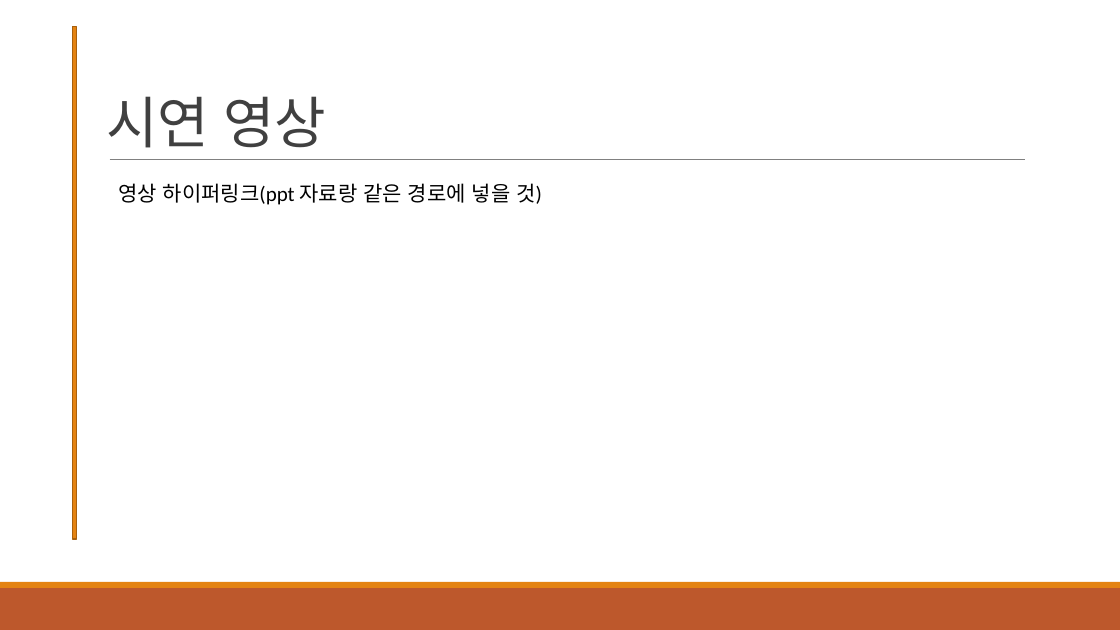
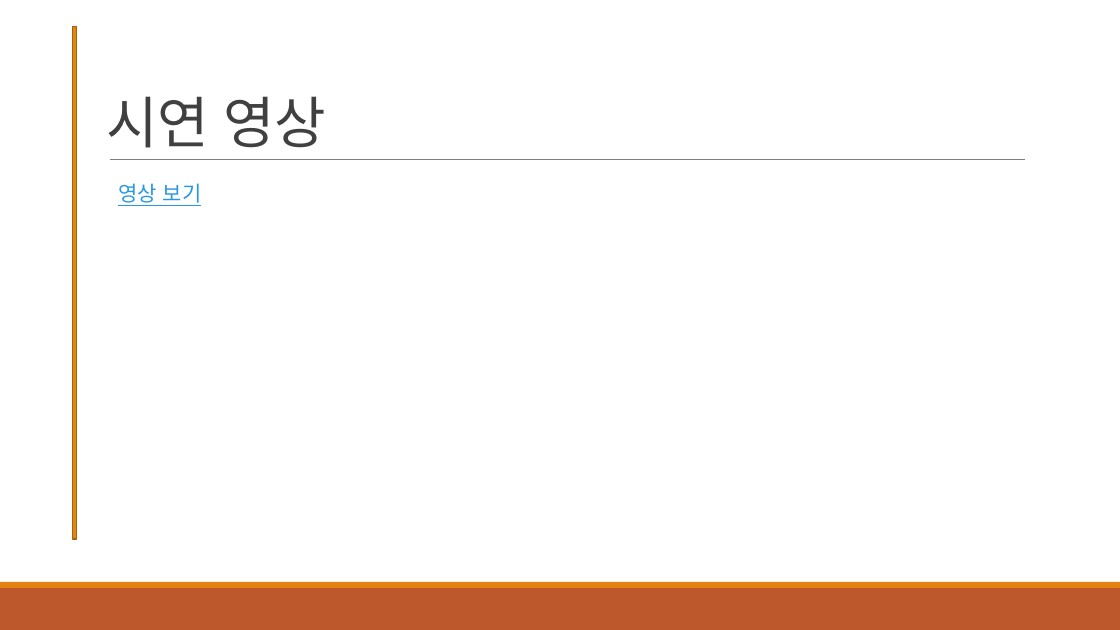
Before and after one commit to Johyeonje/Capstone, a slide deck: slide 6 of 중간점검 보고서/4조_최종발표PPT(수정본).pptx. Drawn at 1120x630 pixels with LibreOffice and Linux fonts; fonts in the diff are those of the drawing. Boxes give left, top, right and bottom in pixels: in the first picture for what was removed or moved away, otherwise in the second. Text is boxed around its words. In the diff, an @@ line names an element or a change of style, - is before the commit and + after.

Commit message:
발표자료 최종 업데이트

```diff
--- a/중간점검 보고서/4조_최종발표PPT(수정본).pptx
+++ b/중간점검 보고서/4조_최종발표PPT(수정본).pptx
@@ text at (118, 183, 202, 206): text changed; text colour #000000 to #2998E3 @@
-영상 하이퍼링크(ppt 자료랑 같은 경로에 넣을 것)
+영상 보기
```
Also in this commit, not shown: 4 other slides changed, 1 slide added, 4 other files.
